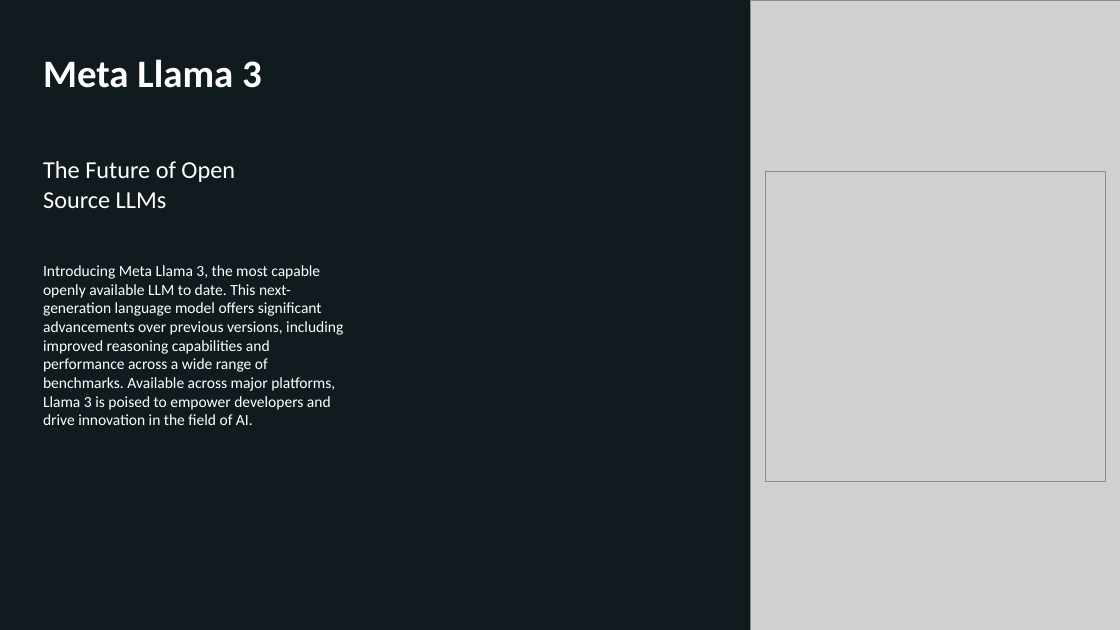
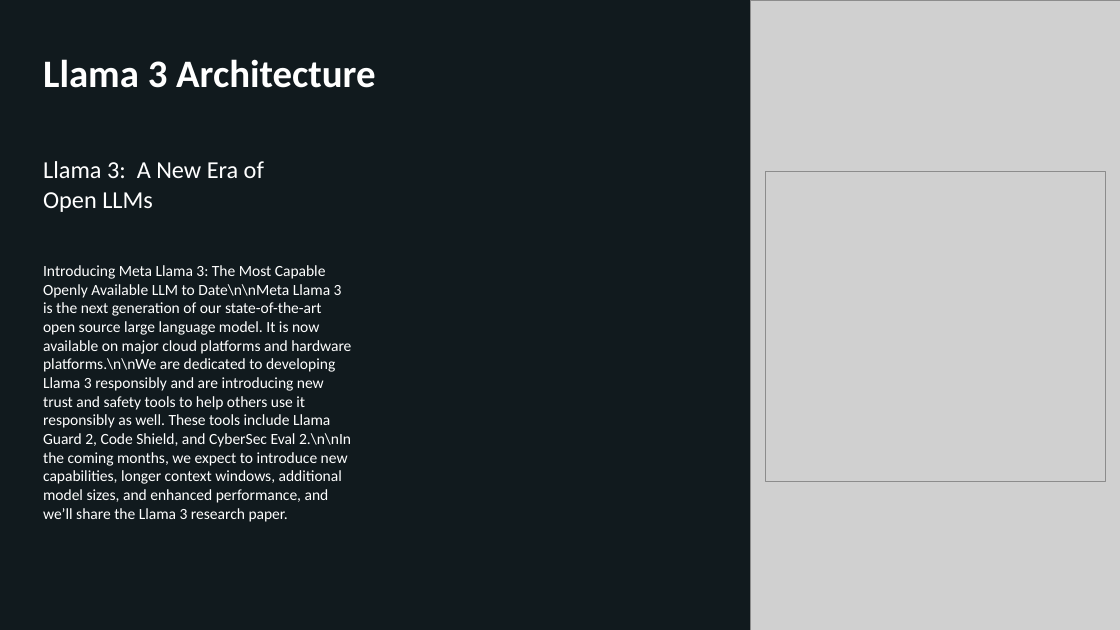
Before and after one commit to KarthikAvinash/Content-ppt-video-generator, a slide deck: slide 1 of updated_presentation.pptx. Drawn at 1120x630 pixels with LibreOffice and Linux fonts; fonts in the diff are those of the drawing; grey boxes stand for pictures; background and template pictures are left out; a plain dark background stands for a picture behind light text. Boxes give left, top, right and bottom in pixels: in the first picture for what was removed or moved away, otherwise in the second. Text is boxed around its words. In the diff, an @@ line names an element or a change of style, - is before the commit and + after.

```diff
--- a/updated_presentation.pptx
+++ b/updated_presentation.pptx
@@ text at [43, 59, 375, 88]: text changed @@
-Meta Llama 3
+Llama 3 Architecture
@@ text at [43, 161, 264, 212]: text changed @@
-The Future of Open Source LLMs
+Llama 3: A New Era of Open LLMs
@@ text at [43, 265, 351, 522]: text changed @@
-Introducing Meta Llama 3, the most capable openly available LLM to date. This next-generation language model offers significant advancements over previous versions, including improved reasoning capabilities and performance across a wide range of benchmarks. Available across major platforms, Llama 3 is poised to empower developers and drive innovation in the field of AI.
+Introducing Meta Llama 3: The Most Capable Openly Available LLM to Date\n\nMeta Llama 3 is the next generation of our state-of-the-art open source large language model. It is now available on major cloud platforms and hardware platforms.\n\nWe are dedicated to developing Llama 3 responsibly and are introducing new trust and safety tools to help others use it responsibly as well. These tools include Llama Guard 2, Code Shield, and CyberSec Eval 2.\n\nIn the coming months, we expect to introduce new capabilities, longer context windows, additional model sizes, and enhanced performance, and we’ll share the Llama 3 research paper.
```
Also in this commit, not shown: 2 other slides changed, 2 other files.
